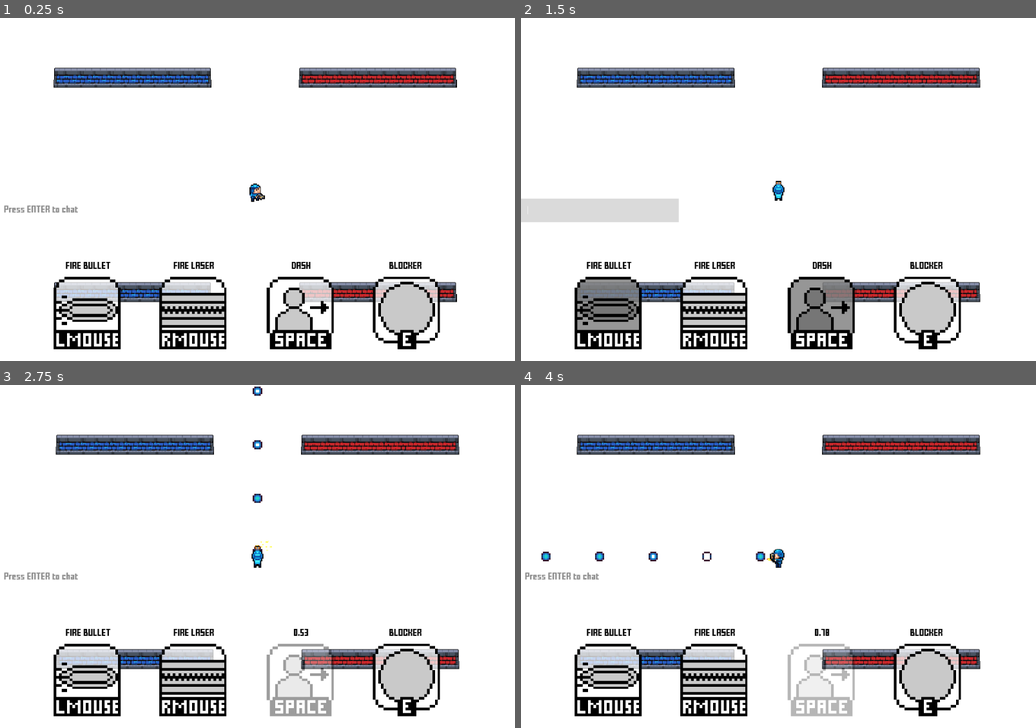
Above: before the commit, frames 1-4 (two rows, left to right).
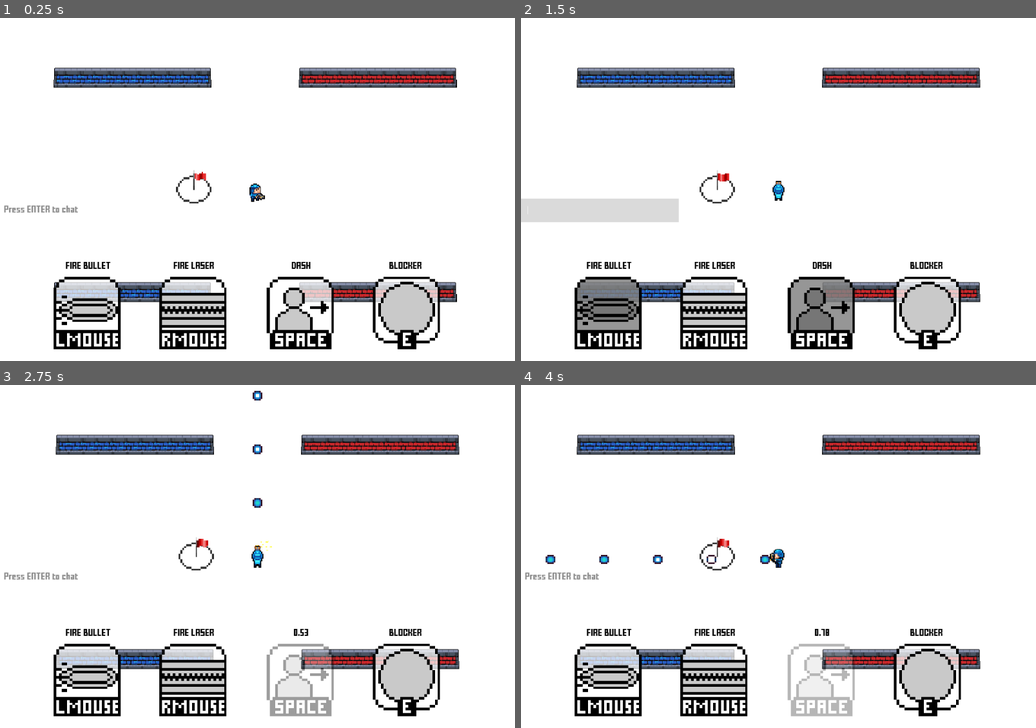
Above: after the commit, the same moments.

Repository: MarshallJDem/SuperCTF
Game: Godot game, scene res://TitleScreen.tscn
Two runs of this game, one before a commit and one after it. Both use one fixed random seed, a clock stepped at 60 frames per second and the inputs below. Sound files missing from this copy of the repository are replaced by a short silence.
Inputs (mouse positions are in pixels of both pictures, inside the frame that each line leads up to):
- Up to frame 1 (0.25 s): no input
- Up to frame 2 (1.5 s): click (598, 210) at 0.52 s; type "12" at 0.6 s; tap Enter at 1.25 s; move the mouse to (752, 258) at 1.27 s; hold Up from 1.28 s (still down); hold Space from 1.28 s (still down); click (752, 258) at 1.42 s
- Up to frame 3 (2.75 s): keep holding Up; move the mouse to (412, 607) at 2.02 s; release Space at 2.03 s; tap Enter at 2.1 s; click (412, 607) at 2.17 s; tap Space at 2.27, 2.3, 2.57 s
- Up to frame 4 (4 s): move the mouse to (624, 505) at 2.77 s; release Up at 2.78 s; hold Space 2.78-3.53 s; hold Left from 2.78 s (still down); tap 2 at 2.85 s; click (624, 505) at 2.92 s; move the mouse to (804, 556) at 3.52 s; tap 3 at 3.6 s; click (804, 556) at 3.67 s; tap Space at 3.77, 3.8 s

The runs differ from the first frame. In frame 1, 0.2% of the frame differs, in the area x 34-42%, y 44-55%; in frame 2, 0.2%; in frame 3, 0.4%; in frame 4, 0.5%, in the area x 3-49%, y 44-55%.
Error in both runs: Invalid get index '0' (on base: 'Dictionary'). (res://GameContent/LineEdit.gd:46)

Commit message:
Lots of bug and warning fixes as well as some additional support for testing

Diff:
--- a/GameContent/Area2D.gd
+++ b/GameContent/Area2D.gd
@@ -9,7 +9,7 @@
 func _area_entered(body):
 	if get_tree().get_root().get_node("MainScene/NetworkController").round_is_ended: return;
 	# Only detect collisions if we are the server
-	if get_tree().is_network_server():
+	if !Globals.testing and get_tree().is_network_server():
 		# If this player is dead, ignore any collisions
 		if get_parent().alive == false:
 			return;
--- a/GameContent/Bullet.gd
+++ b/GameContent/Bullet.gd
@@ -20,7 +20,7 @@
 	$Animation_Timer.connect("timeout", self, "_animation_timer_ended");
 	rotation = Vector2(0,0).angle_to_point(direction) + PI;
 	# If the master of this bullet is not the local master player, then this is a puppet
-	if get_tree().get_network_unique_id() != get_network_master():
+	if !Globals.testing and get_tree().get_network_unique_id() != get_network_master():
 		is_from_puppet = true;
 
 	initial_real_pos = position;
@@ -31,21 +31,20 @@
 		initial_puppet_pos = position;
 		puppet_time_shot = OS.get_system_time_msecs();
 		if Globals.testing:
-			initial_time_shot = initial_time_shot - 100
-	print(is_from_puppet);
+			initial_time_shot = initial_time_shot - 100;
 
 func _process(delta):
-	move(delta);
-	self.z_index = self.position.y;
-
+	pass;
 
 # stupid workaround neccessary to make particles not flash random colors upon spawning
 func _physics_process(delta):
+	self.z_index = self.position.y;
+	move();
 	if should_die:
 		die();
 
 # Given an amount of delta time, moves the bullet in its trajectory direction using its speed
-func move(delta):
+func move():
 	var time_elapsed = (OS.get_system_time_msecs() - initial_time_shot)/1000.0;
 	var real_position = initial_real_pos + (direction * speed * time_elapsed);
 	if $Lag_Comp_Timer.time_left > 0:
@@ -83,6 +82,8 @@
 		spawn_death_particles();
 	# Don't show particles again when the server tells us to die
 	show_death_particles = false;
+	if Globals.testing:
+		die();
 
 
 func spawn_death_particles():
--- a/GameContent/Bullet_Area2D.gd
+++ b/GameContent/Bullet_Area2D.gd
@@ -2,7 +2,7 @@
 
 # Called when the node enters the scene tree for the first time.
 func _ready():
-	self.connect("area_entered",self, "_area_entered");
+	var _err = self.connect("area_entered",self, "_area_entered");
 
 # Called when this area enters another area
 func _area_entered(body):
@@ -14,7 +14,7 @@
 		collided_with_laser(body.get_parent());
 
 # Called when this bullet collides with a wall
-func collided_with_wall(wall):
+func collided_with_wall(_wall):
 	if !Globals.testing and get_tree().is_network_server():
 		get_parent().call_deferred("rpc", "receive_death");
 	else:
--- a/GameContent/Bullet_Death_Particles.gd
+++ b/GameContent/Bullet_Death_Particles.gd
@@ -3,7 +3,7 @@
 
 # Called when the node enters the scene tree for the first time.
 func _ready():
-	$Death_Timer.connect("timeout", self, "_death_timer_ended");
+	var _err = $Death_Timer.connect("timeout", self, "_death_timer_ended");
 
 
 func _death_timer_ended():
--- a/GameContent/Flag_Area2D.gd
+++ b/GameContent/Flag_Area2D.gd
@@ -8,20 +8,20 @@
 
 # Called when the node enters the scene tree for the first time.
 func _ready():
-	self.connect("area_entered",self, "_area_entered");
-	self.connect("area_exited",self, "_area_exited");
+	var _err = self.connect("area_entered",self, "_area_entered");
+	_err = self.connect("area_exited",self, "_area_exited");
 
 # Called when this area enters another area
 func _area_entered(body):
 	# Only detect collisions if we are the server
-	if get_tree().is_network_server():
+	if Globals.testing or get_tree().is_network_server():
 		if body.is_in_group("Player_Bodies"):
 			collided_with_player(body.get_parent());
 
 # Called when this area exits another area
 func _area_exited(body):
 	# Only detect collisions if we are the server
-	if get_tree().is_network_server():
+	if Globals.testing or get_tree().is_network_server():
 		if body.is_in_group("Player_Bodies"):
 			if body.get_parent().player_id == player_id_drop_buffer:
 				if ignore_next_buffer_reset:
@@ -53,5 +53,8 @@
 		return;
 	# Else if this is this player's enemy's flag
 	elif flag.team_id != player.team_id:
+		if Globals.testing:
+			player.receive_take_flag(flag.flag_id);
+			return;
 		player.rpc("receive_take_flag", flag.flag_id);
 		return;
--- a/GameContent/Muzzle_Bullet.gd
+++ b/GameContent/Muzzle_Bullet.gd
@@ -3,13 +3,15 @@
 
 # Called when the node enters the scene tree for the first time.
 func _ready():
-	$Death_Timer.connect("timeout", self, "_death_timer_ended");
+	var _err = $Death_Timer.connect("timeout", self, "_death_timer_ended");
 
-func _process(delta):
+func _process(_delta):
 	var progress = 1.0 - $Death_Timer.time_left/$Death_Timer.wait_time;
 	var frame = int(progress * ($Sprite.hframes + 1)) - 1;
 	if frame >= $Sprite.hframes:
 		frame = $Sprite.hframes - 1;
+	if frame < 0:
+		frame = 0;
 	$Sprite.frame = frame;
 
 func _death_timer_ended():
--- a/GameContent/NetworkController.gd
+++ b/GameContent/NetworkController.gd
@@ -22,19 +22,20 @@
 
 func _ready():
 	if Globals.testing:
+		call_deferred("spawn_flag", 1, Vector2(-200, 0), 0);
 		return;
 	get_tree().connect("network_peer_connected",self, "_client_connected");
 	get_tree().connect("network_peer_disconnected",self, "_client_disconnected");
 	get_tree().connect("connected_to_server",self, "_connection_ok");
 	get_tree().connect("connection_failed",self, "_connection_fail");
 	get_tree().connect("server_disconnected",self, "_server_disconnect");
-	$Round_End_Timer.connect("timeout", self, "_round_end_timer_ended");
-	$Round_Start_Timer.connect("timeout", self, "_round_start_timer_ended");
-	$HTTPRequest_GameServerCheckUser.connect("request_completed", self, "_HTTP_GameServerCheckUser_Completed");
-	$HTTPRequest_GameServerPollStatus.connect("request_completed", self, "_HTTP_GameServerPollStatus_Completed");
-	$HTTPRequest_GameServerMakeAvailable.connect("request_completed", self, "_HTTP_GameServerMakeAvailable_Completed");
-	$HTTPRequest_GameServerEndMatch.connect("request_completed", self, "_HTTP_GameServerEndMatch_Completed");
-	$HTTPRequest_GetMatchData.connect("request_completed", self, "_HTTP_GetMatchData_Completed");
+	var _err = $Round_End_Timer.connect("timeout", self, "_round_end_timer_ended");
+	_err = $Round_Start_Timer.connect("timeout", self, "_round_start_timer_ended");
+	_err = $HTTPRequest_GameServerCheckUser.connect("request_completed", self, "_HTTP_GameServerCheckUser_Completed");
+	_err = $HTTPRequest_GameServerPollStatus.connect("request_completed", self, "_HTTP_GameServerPollStatus_Completed");
+	_err = $HTTPRequest_GameServerMakeAvailable.connect("request_completed", self, "_HTTP_GameServerMakeAvailable_Completed");
+	_err = $HTTPRequest_GameServerEndMatch.connect("request_completed", self, "_HTTP_GameServerEndMatch_Completed");
+	_err = $HTTPRequest_GetMatchData.connect("request_completed", self, "_HTTP_GetMatchData_Completed");
 	if(Globals.isServer):
 		start_server();
 	else:
--- a/GameContent/Player.gd
+++ b/GameContent/Player.gd
@@ -59,7 +59,7 @@
 		activate_camera();
 		control = true
 
-	if is_network_master() || Globals.testing:
+	if Globals.testing or is_network_master():
 		activate_camera();
 		$Laser_Timer.wait_time += 0.1;
 		$Laser_Charge_Audio.set_pitch_scale(float(0.5)/$Laser_Timer.wait_time);
@@ -280,17 +280,23 @@
 	bullets_shot = bullets_shot + 1;
 	# Re-enable the code below to have the bullet start out of the end of the gun
 	var bullet_start = position# + get_node("Bullet_Starts/" + String($Sprite_Top.frame % $Sprite_Top.hframes)).position;
-	var bullet = spawn_bullet(bullet_start, get_tree().get_network_unique_id(), direction,OS.get_system_time_msecs(), null);
+	# Offset bullet start by a bit because player frames are perfectly centered
+	if direction.y == 0:
+		bullet_start += Vector2(0, 10);
+	if direction.x != 0 and direction.y != 0:
+		bullet_start += Vector2(10 * direction.x/abs(direction.x),0);
+	var bullet = spawn_bullet(bullet_start, 0 if Globals.testing else get_tree().get_network_unique_id(), direction,OS.get_system_time_msecs(), null);
 	#camera_ref.shake();
 	$Shoot_Animation_Timer.start();
 	animation_set_frame = 0;
-	rpc_id(1, "send_bullet", bullet_start, get_tree().get_network_unique_id(), direction, OS.get_system_time_msecs(), bullet.name);
+	if !Globals.testing:
+		rpc_id(1, "send_bullet", bullet_start,get_tree().get_network_unique_id(), direction, OS.get_system_time_msecs(), bullet.name);
 
 # Spawns a bullet given various initializaiton parameters
 func spawn_bullet(pos, player_id, direction, time_shot, bullet_name = null):
 
 #	# If this was fired by another player, compensate for player lerp speed
-	if player_id != get_tree().get_network_unique_id() && !get_tree().is_network_server():
+	if !Globals.testing and player_id != get_tree().get_network_unique_id() && !get_tree().is_network_server():
 		var t = Timer.new()
 		t.set_wait_time(float(Globals.player_lerp_time)/float(1000.0))
 		t.set_one_shot(true)
@@ -355,16 +361,22 @@
 	var new_pos = position;
 
 	if teleport:
-		rpc("create_ghost_trail", previous_pos, new_pos);
 		if Globals.testing:
 			$Teleport_Audio.play();
+		else:
+			rpc("create_ghost_trail", previous_pos, new_pos);
 
 func shoot_on_inputs():
 	var input = Vector2(0,0);
 	input.x = (1 if Input.is_key_pressed(KEY_RIGHT) else 0) - (1 if Input.is_key_pressed(KEY_LEFT) else 0)
 	input.y = (1 if Input.is_key_pressed(KEY_DOWN) else 0) - (1 if Input.is_key_pressed(KEY_UP) else 0)
-	if $Shoot_Cooldown_Timer.time_left == 0 and input != Vector2.ZERO:
-		shoot_bullet(input);
+	if input != Vector2.ZERO:
+		if $Flag_Holder.get_child_count() != 0:
+			drop_current_flag($Flag_Holder.get_global_position());
+			if !Globals.testing:
+				rpc_id(1, "send_drop_flag", $Flag_Holder.get_global_position());
+		elif $Shoot_Cooldown_Timer.time_left == 0:
+			shoot_bullet(input);
 
 func _teleport_timer_ended():
 	can_teleport = true;
@@ -532,7 +544,7 @@
 
 # Takes the given flag
 func take_flag(flag_id):
-	if is_network_master():
+	if Globals.testing or is_network_master():
 		get_tree().get_root().get_node("MainScene").speedup_music();
 	$Flag_Pickup_Audio.play();
 	for flag in get_tree().get_nodes_in_group("Flags"):
@@ -545,7 +557,7 @@
 # Drops the currently held flag (If there is one)
 func drop_current_flag(flag_position):
 
-	if is_network_master():
+	if Globals.testing or is_network_master():
 		get_tree().get_root().get_node("MainScene").slowdown_music();
 	$Flag_Drop_Audio.play();
 	# Only run if there is a flag in the Flag_Holder
@@ -556,6 +568,7 @@
 		flag.get_node("Area2D").ignore_next_buffer_reset = true;
 		flag.re_parent(get_tree().get_root().get_node("MainScene"));
 		flag.position = flag_position;
+		$Shoot_Cooldown_Timer.start();
 
 # Starts the temporary Invincibility cooldown
 func start_temporary_invincibility():
--- a/GameContent/UI_Layer.gd
+++ b/GameContent/UI_Layer.gd
@@ -1,7 +1,7 @@
 extends CanvasLayer
 
 func _ready():
-	$Leave_Match_Button.connect("pressed", self, "_leave_match_button_pressed");
+	var _err = $Leave_Match_Button.connect("pressed", self, "_leave_match_button_pressed");
 
 func _process(delta):
 	if Globals.isServer:
--- a/TitleScreen.tscn
+++ b/TitleScreen.tscn
@@ -85,6 +85,7 @@
 position = Vector2( 20.7922, -30.4714 )
 scale = Vector2( 4.57399, 4.57399 )
 frames = SubResource( 1 )
+frame = 3
 playing = true
 
 [node name="Red_Sprite" type="AnimatedSprite" parent="UI_Layer/Label/Flag2"]
@@ -92,6 +93,7 @@
 position = Vector2( 20.7922, -30.4714 )
 scale = Vector2( 4.57399, 4.57399 )
 frames = SubResource( 2 )
+frame = 3
 playing = true
 
 [node name="Area2D" type="Area2D" parent="UI_Layer/Label/Flag2" groups=[
